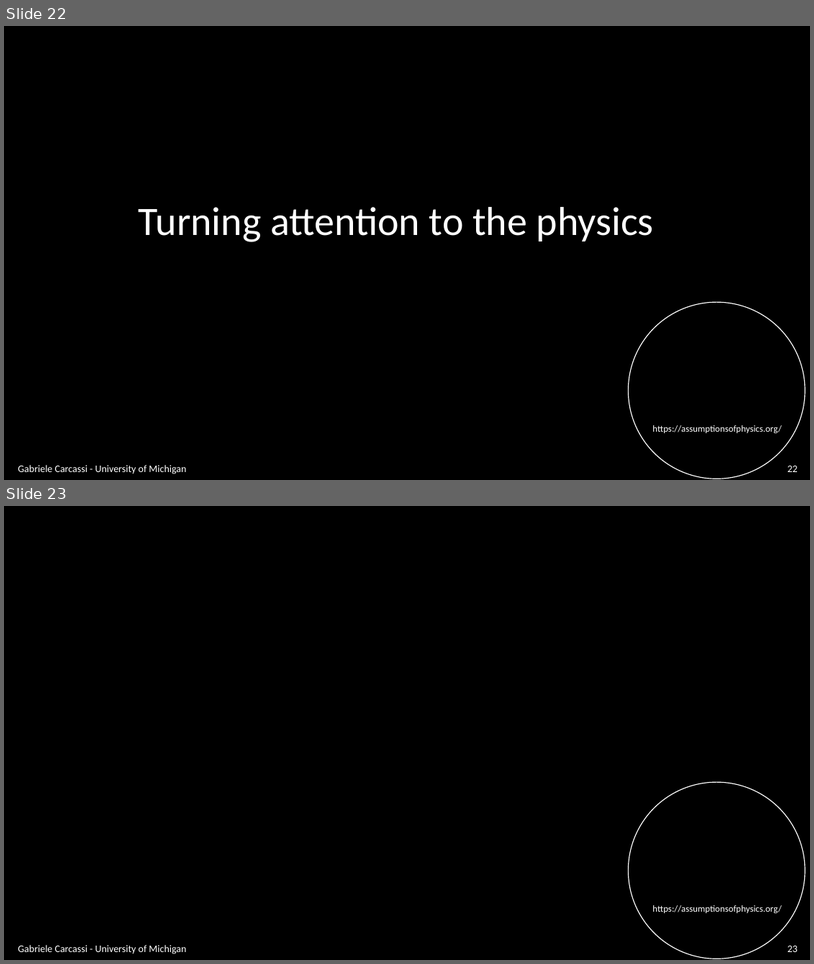
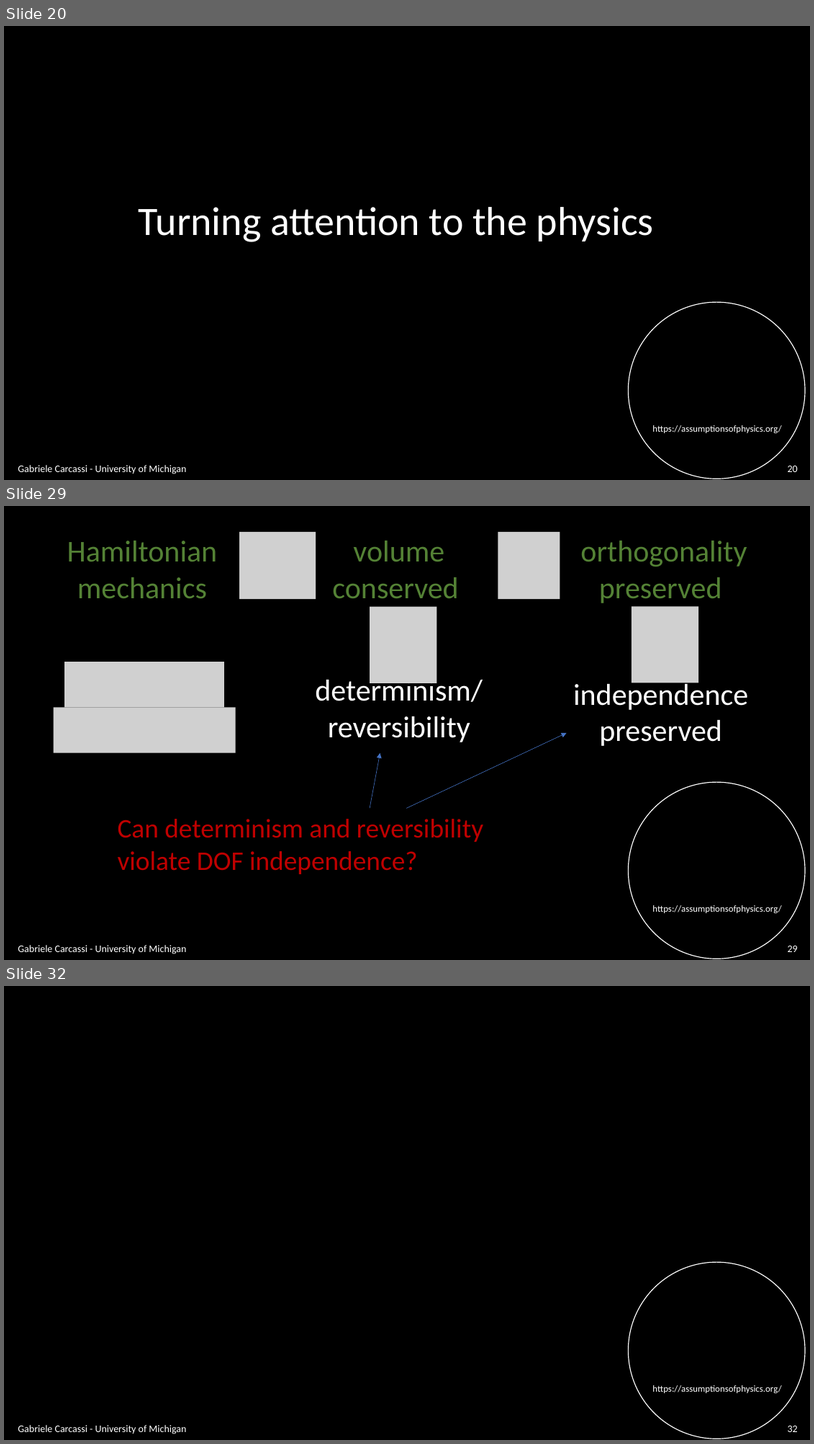
Before and after one commit to assumptionsofphysics/slides, a slide deck: BookCompanions-v2/RP-Class-4.pptx. Shown one above the other, each under a label of ours: slides 22 and 23 before the commit, slides 20, 29 and 32 after it; the slides between them are not shown. The pictures are 814x964 and 814x1444 pixels, drawn with LibreOffice and Linux fonts; fonts in the diff are those of the drawing; grey boxes stand for pictures; background and template pictures are left out. Boxes give left, top, right and bottom in pixels: in the first picture for what was removed or moved away, otherwise in the second. Text is boxed around its words. In the diff, an @@ line names an element or a change of style, - is before the commit and + after.

```diff
--- a/BookCompanions-v2/RP-Class-4.pptx
+++ b/BookCompanions-v2/RP-Class-4.pptx
@@ slide 29 added at <box>4,506,810,960</box>, background #000000; not listed: 2 template elements that a slide beside it also shows @@
@@ text added at <box>67,541,218,598</box>, 36 pt, text #548235 @@
+Hamiltonian
+mechanics
@@ picture added at <box>239,532,316,599</box> @@
@@ text added at <box>332,541,458,598</box>, 36 pt, text #548235 @@
+volume
+conserved
@@ picture added at <box>498,532,560,599</box> @@
@@ text added at <box>581,541,747,603</box>, 36 pt, text #548235 @@
+orthogonality
+preserved
@@ picture added at <box>370,607,437,683</box> @@
@@ picture added at <box>632,606,699,682</box> @@
@@ picture added at <box>64,662,224,707</box> @@
@@ text added at <box>315,676,483,742</box>, 36 pt, text #FFFFFF @@
+determinism/
+reversibility
@@ text added at <box>574,680,748,746</box>, 36 pt, text #FFFFFF @@
+independence
+preserved
@@ picture added at <box>54,708,236,753</box> @@
@@ arrow added from (407, 808) to (566, 733), #4472C4 0.5 pt @@
@@ arrow added from (370, 808) to (381, 753), #4472C4 0.5 pt @@
@@ text added at <box>118,818,484,874</box>, 32 pt, text #C00000 @@
+Can determinism and reversibility
+violate DOF independence?
@@ text added at <box>18,944,186,954</box>, 12 pt, text #FFFFFF @@
+Gabriele Carcassi - University of Michigan
@@ page number added at <box>788,945,798,952</box>, 12 pt, text #FFFFFF @@
+29
@@ what was slide 22 is now slide 20 @@
@@ page number at <box>788,465,798,472</box>: text changed @@
-22
+20
@@ what was slide 23 is now slide 32 @@
@@ page number at <box>788,1425,798,1432</box>: text changed @@
-23
+32
```
Also in this commit, not shown: 20 slides changed, 8 other slides added.
